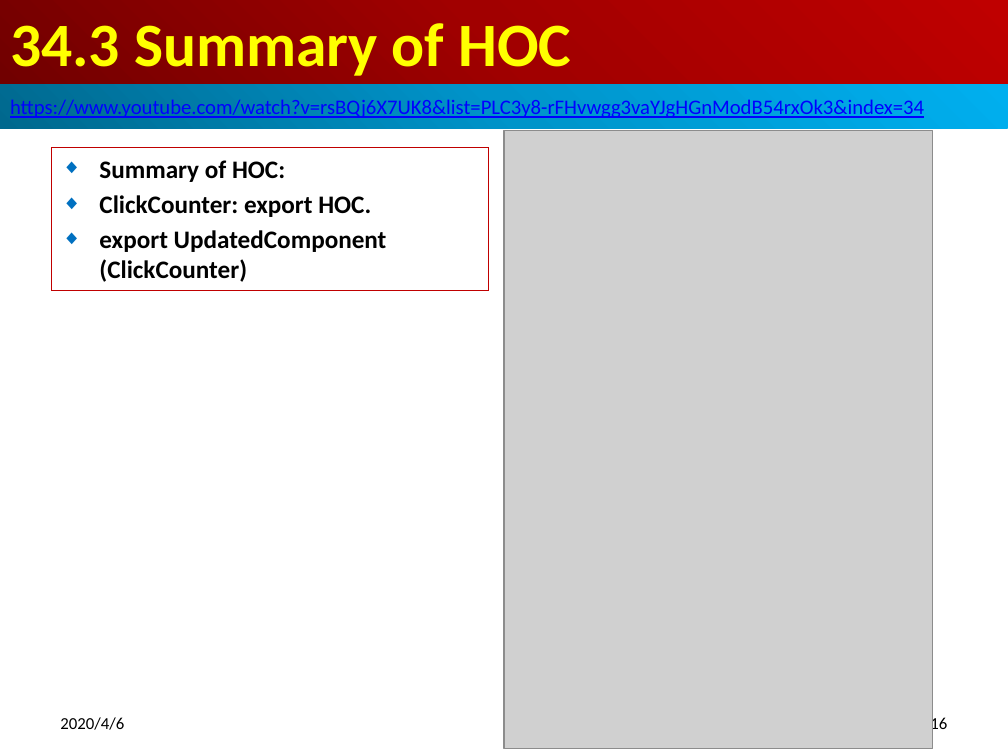
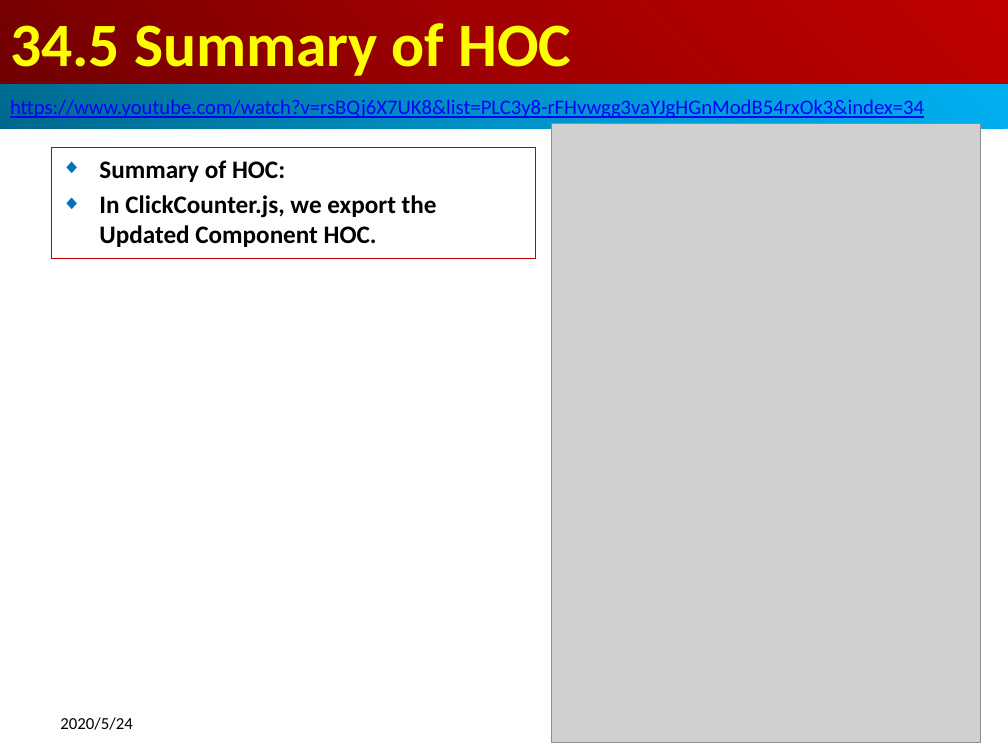
Before and after one commit to peterhchen/800-React-Hook, a slide deck: slide 29 of 34_HOC2.pptx (slide 16 before the commit). Drawn at 1008x756 pixels with LibreOffice and Linux fonts; fonts in the diff are those of the drawing; grey boxes stand for pictures. Boxes give left, top, right and bottom in pixels: in the first picture for what was removed or moved away, otherwise in the second. Text is boxed around its words. In the diff, an @@ line names an element or a change of style, - is before the commit and + after.

```diff
--- a/34_HOC2.pptx
+++ b/34_HOC2.pptx
@@ title at bbox=[10, 23, 571, 76]: text changed @@
-34.3 Summary of HOC
+34.5 Summary of HOC
@@ subtitle "Summary of HOC:": place and size @@
-subtitle "Summary of HOC:" at bbox=[51, 148, 488, 291]
+subtitle "Summary of HOC:" at bbox=[51, 148, 535, 259]
@@ picture: place and size @@
-picture at bbox=[504, 130, 932, 749]
+picture at bbox=[551, 123, 980, 742]
@@ subtitle at bbox=[99, 195, 437, 247]: text changed @@
-◆ ClickCounter: export HOC.
-◆ export UpdatedComponent (ClickCounter)
+◆ In ClickCounter.js, we export the Updated Component HOC.
@@ text at bbox=[60, 717, 132, 730]: text changed @@
-2020/4/6
+2020/5/24
@@ page number removed at bbox=[930, 716, 947, 734] @@
-16
```
Also in this commit, not shown: 18 other slides changed, 15 slides added.
